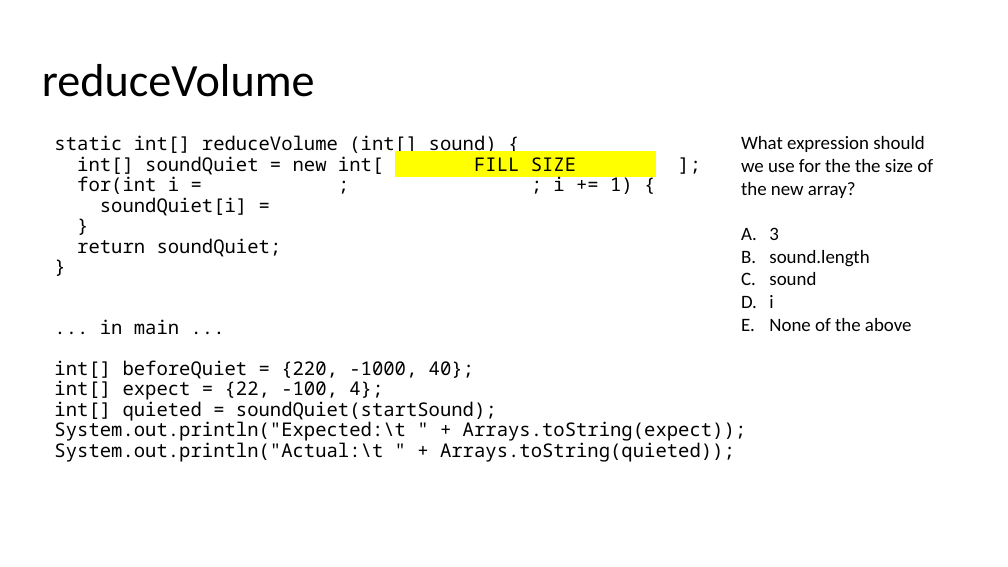
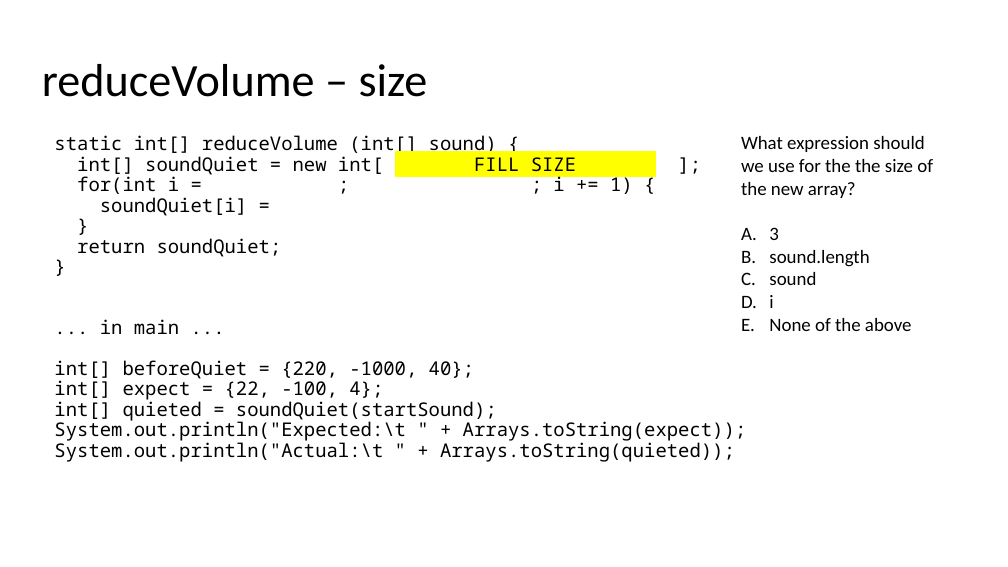
Before and after one commit to catherinefxia/ucsd-cse8a-w20.github.io, a slide deck: slide 11 of lectures/CSE8AW20-02-11-Lec11-Arrays-Loops-Practice/CSE8AW20-02-11-Lec11-Java-Arrays-Loops-Practice.pptx. Drawn at 1008x567 pixels with LibreOffice and Linux fonts; fonts in the diff are those of the drawing. Boxes give left, top, right and bottom in pixels: in the first picture for what was removed or moved away, otherwise in the second. Text is boxed around its words. In the diff, an @@ line names an element or a change of style, - is before the commit and + after.

```diff
--- a/lectures/CSE8AW20-02-11-Lec11-Arrays-Loops-Practice/CSE8AW20-02-11-Lec11-Java-Arrays-Loops-Practice.pptx
+++ b/lectures/CSE8AW20-02-11-Lec11-Arrays-Loops-Practice/CSE8AW20-02-11-Lec11-Java-Arrays-Loops-Practice.pptx
@@ title at <box>42,64,428,97</box>: text changed @@
-reduceVolume
+reduceVolume – size
```
Also in this commit, not shown: 5 other slides changed.
